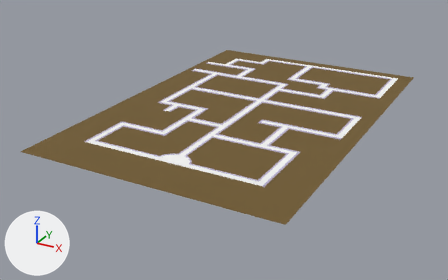
The FBX model Assets/Content/Models/Road/Base_Road.fbx as it was, and as the next commit left it.
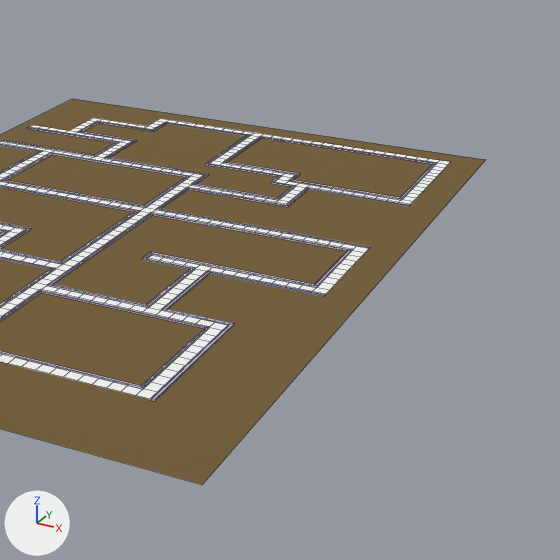
Each version is shown whole from a camera (50 mm lens) standing at (44.1, -92.7, 37.7) and looking at (-2.4, -8.1, -4.6), then close up on the part from 43% to 100% of the width and 2% to 93% of the height. Lighting does not change. The marker at lower left points along +X, +Y and +Z. The close-ups show mesh edges as thin lines. Where no turn or scale is listed for an object, it has been applied to the vertices.

In view in the first close-up: 'Base_Road', 'Land'.
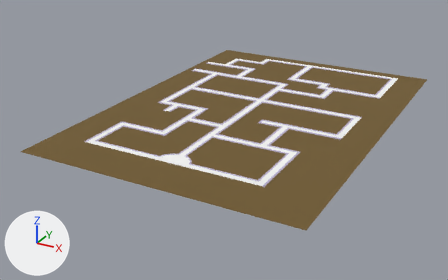
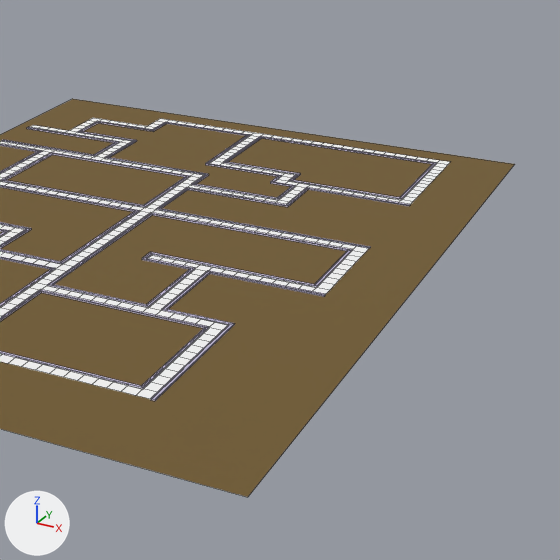
Commit message: small fix road

What differs and where, as boxes (x1, y1, x2, y2) in the close-ups (560 x 560 px):
'Land', reshaped
    before: (0, 99, 485, 484)
    after: (0, 99, 515, 497)

Patch to the scene script:
```diff
--- a/Assets/Content/Models/Road/Base_Road.fbx.py
+++ b/Assets/Content/Models/Road/Base_Road.fbx.py
@@ me_plane @@
 me_plane.from_pydata(...)  # 324 vertices, 236 faces; spans x -21.2..20.6, y -35.2..27.4, z 0.0..0.1
 # used by ob_land; location = (0.0, 0.0, 0.0)
-me_plane.vertices[3].co = (20.6, 27.4, 0.0)  # pixel (485, 159)
-me_plane.vertices[4].co = (20.6, -35.2, 0.0)  # pixel (202, 484)
+# me_plane part 1
+me_plane.vertices[3].co = (23.1, 27.4, 0.0)  # pixel (514, 164)
+me_plane.vertices[4].co = (23.1, -35.2, 0.0)  # pixel (247, 497)
 me_plane.materials.append(mat_mat_generaltex)
```
